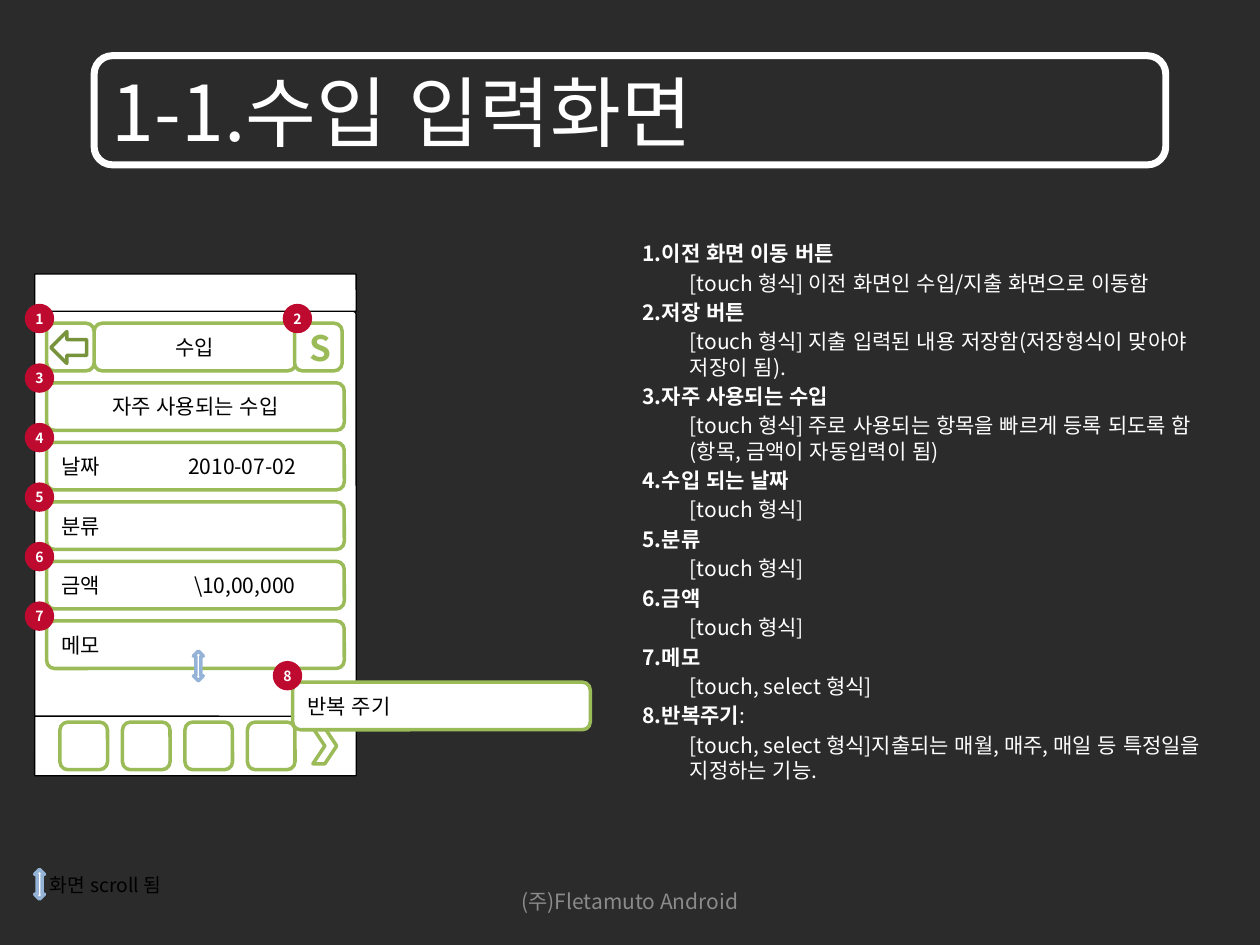
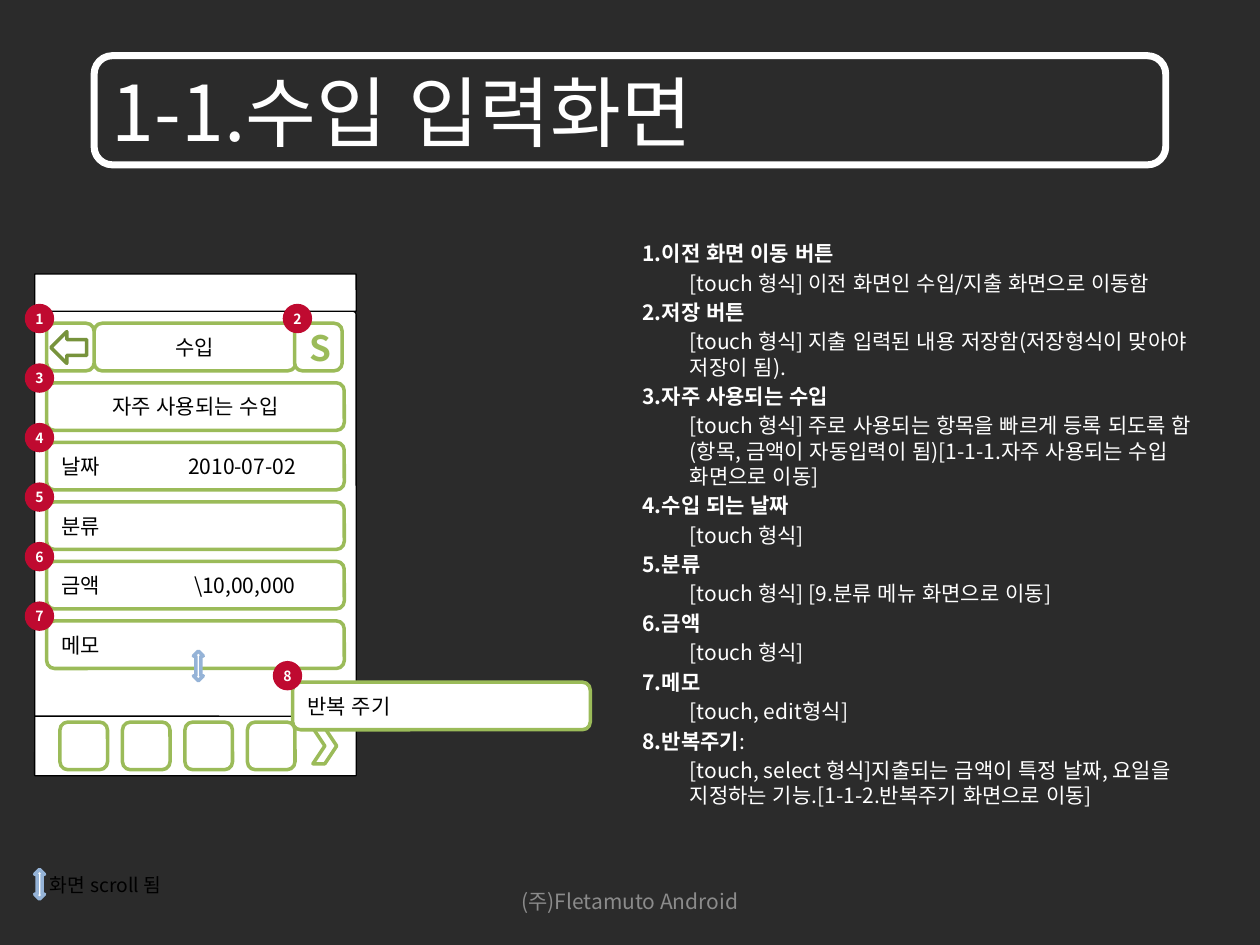
Before and after one commit to limjunghoon/fmfinance, a slide deck: slide 4 of trunk/DOC/GUI/재테크를 위한 어플리케이션 GUI_100712.pptx. Drawn at 1260x945 pixels with LibreOffice and Linux fonts; fonts in the diff are those of the drawing; background and template pictures are left out; a plain dark background stands for a picture behind light text. Boxes give left, top, right and bottom in pixels: in the first picture for what was removed or moved away, otherwise in the second. Text is boxed around its words. In the diff, an @@ line names an element or a change of style, - is before the commit and + after.

```diff
--- a/trunk/DOC/GUI/재테크를 위한 어플리케이션 GUI_100712.pptx
+++ b/trunk/DOC/GUI/재테크를 위한 어플리케이션 GUI_100712.pptx
@@ text at (690,415,1191,488): text changed @@
-[touch 형식] 주로 사용되는 항목을 빠르게 등록 되도록 함(항목, 금액이 자동입력이 됨)
+[touch 형식] 주로 사용되는 항목을 빠르게 등록 되도록 함(항목, 금액이 자동입력이 됨)[1-1-1.자주 사용되는 수입 화면으로 이동]
@@ text at (690,583,1051,605): text changed @@
-[touch 형식]
+[touch 형식] [9.분류 메뉴 화면으로 이동]
@@ text at (690,701,848,723): text changed @@
-[touch, select 형식]
+[touch, edit형식]
@@ text at (690,760,1171,807): text changed @@
-[touch, select 형식]지출되는 매월, 매주, 매일 등 특정일을 지정하는 기능.
+[touch, select 형식]지출되는 금액이 특정 날짜, 요일을 지정하는 기능.[1-1-2.반복주기 화면으로 이동]
```
Also in this commit, not shown: 18 other slides changed, 5 slides added, 2 slides removed.
